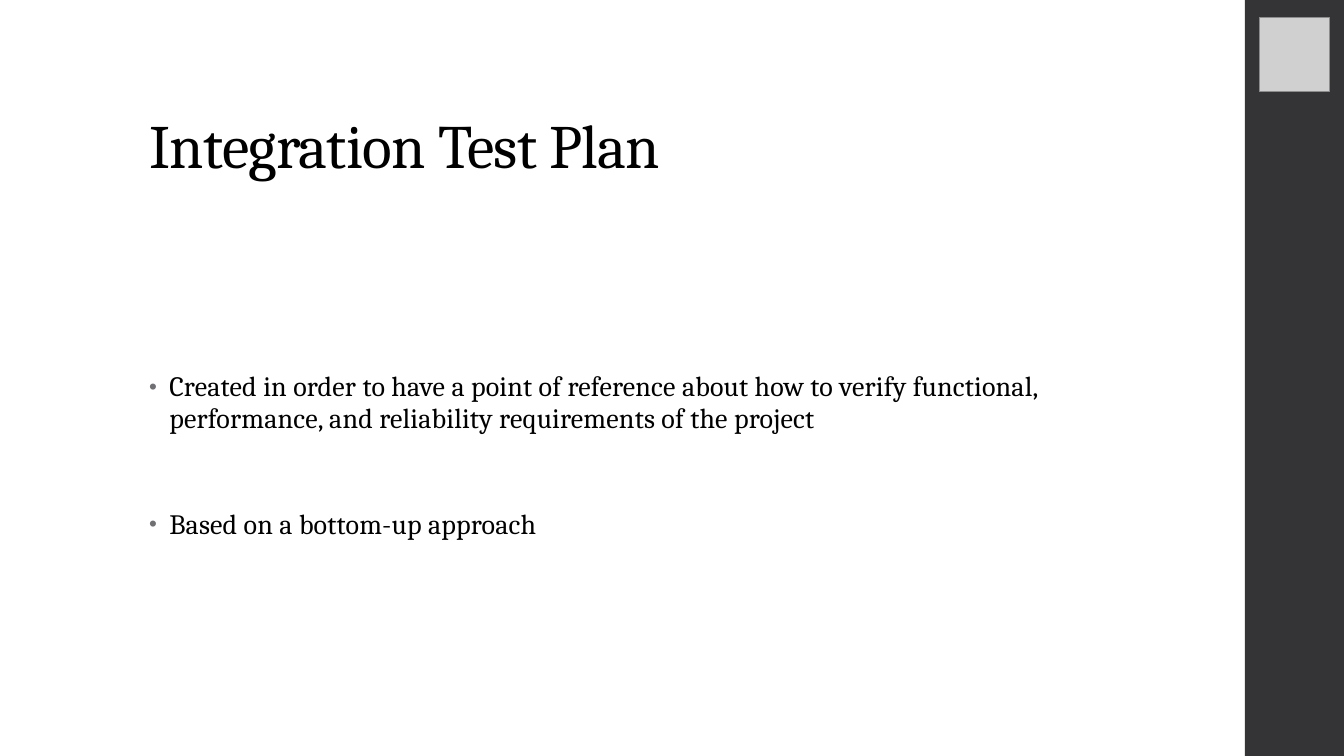
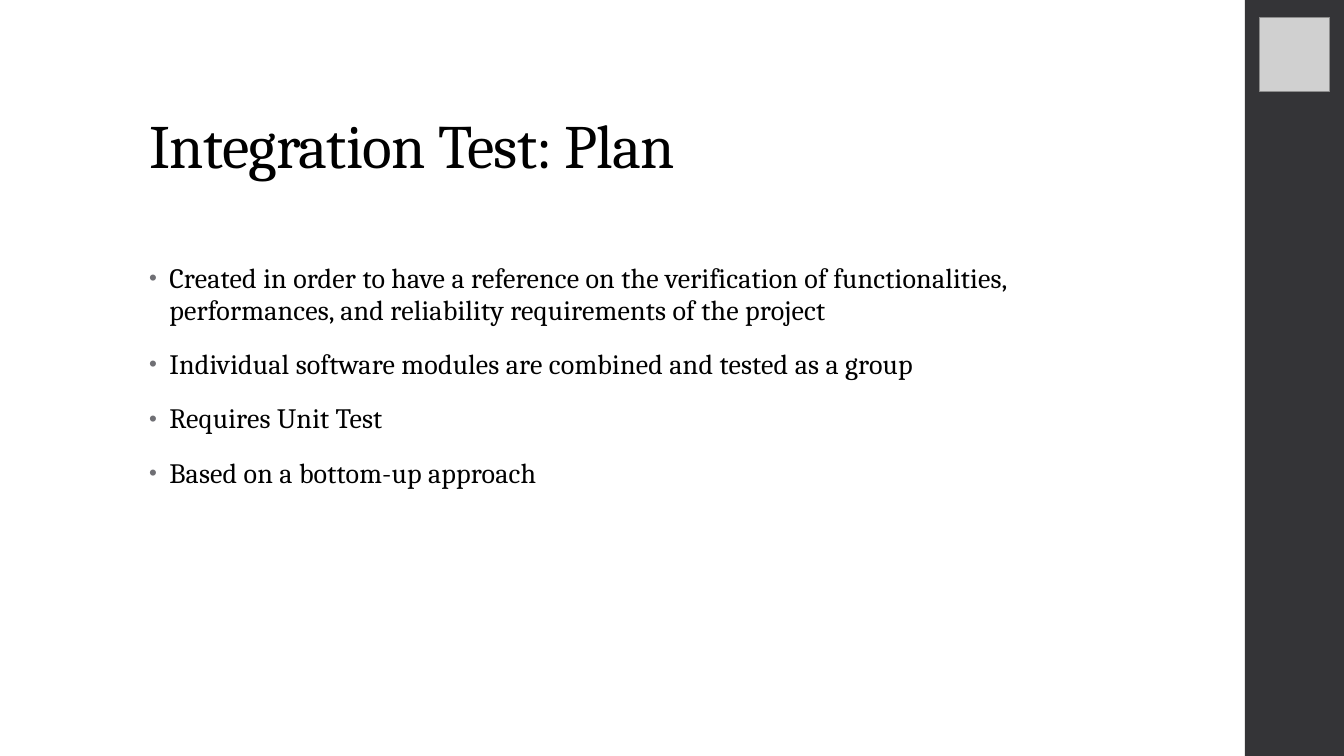
Before and after one commit to RiccardoDeTogni/BucciDeTogniTaxiService, a slide deck: slide 15 of Slides.pptx. Drawn at 1344x756 pixels with LibreOffice and Linux fonts; fonts in the diff are those of the drawing; grey boxes stand for pictures. Boxes give left, top, right and bottom in pixels: in the first picture for what was removed or moved away, otherwise in the second. Text is boxed around its words. In the diff, an @@ line names an element or a change of style, - is before the commit and + after.

```diff
--- a/Slides.pptx
+++ b/Slides.pptx
@@ title at [149,125,675,181]: text changed @@
-Integration Test Plan
+Integration Test: Plan
@@ text at [169,268,1007,434]: text changed @@
-• Created in order to have a point of reference about how to verify functional, performance, and reliability requirements of the project
+• Created in order to have a reference on the verification of functionalities, performances, and reliability requirements of the project
+• Individual software modules are combined and tested as a group
+• Requires Unit Test
```
Also in this commit, not shown: 12 other slides changed, 1 slide added, 1 slide removed.
